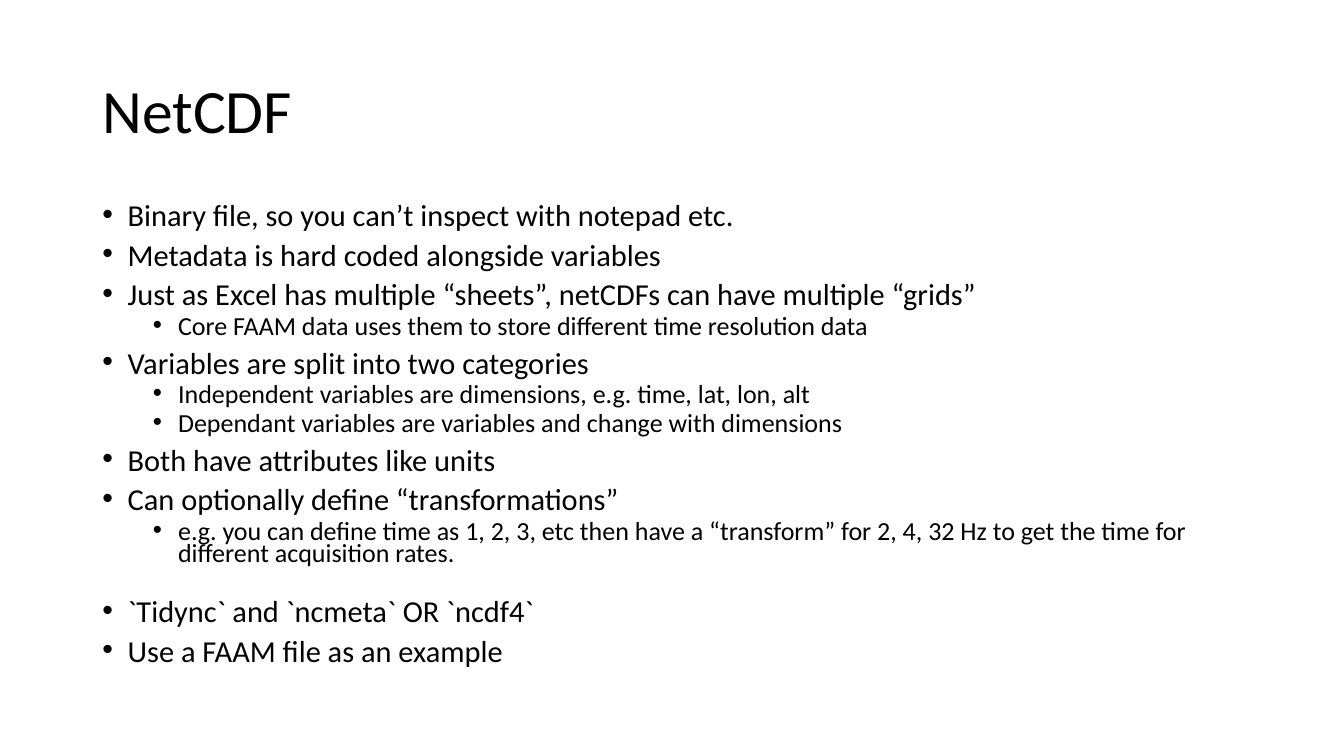
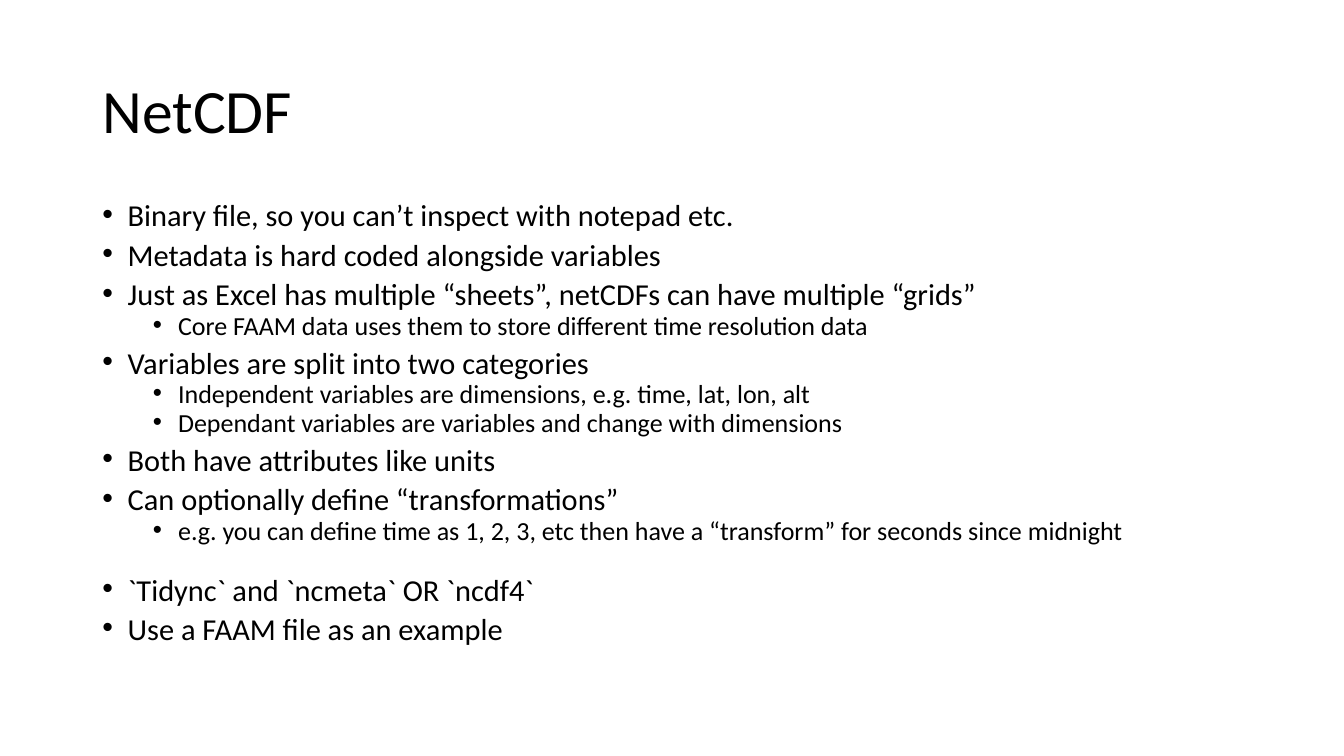
Before and after one commit to lidiaalfanti/r-course, a slide deck: slide 17 of courses/r-intro/docs/Intro to R 2023_day2.pptx. Drawn at 1344x756 pixels with LibreOffice and Linux fonts; fonts in the diff are those of the drawing. Boxes give left, top, right and bottom in pixels: in the first picture for what was removed or moved away, otherwise in the second. Text is boxed around its words. In the diff, an @@ line names an element or a change of style, - is before the commit and + after.

```diff
--- a/courses/r-intro/docs/Intro to R 2023_day2.pptx
+++ b/courses/r-intro/docs/Intro to R 2023_day2.pptx
@@ text at (178,521,1122,545): text changed @@
-  • e.g. you can define time as 1, 2, 3, etc then have a “transform” for 2, 4, 32 Hz to get the time for different acquisition rates.
+  • e.g. you can define time as 1, 2, 3, etc then have a “transform” for seconds since midnight
```
Also in this commit, not shown: 5 other slides changed, 1 slide added.
